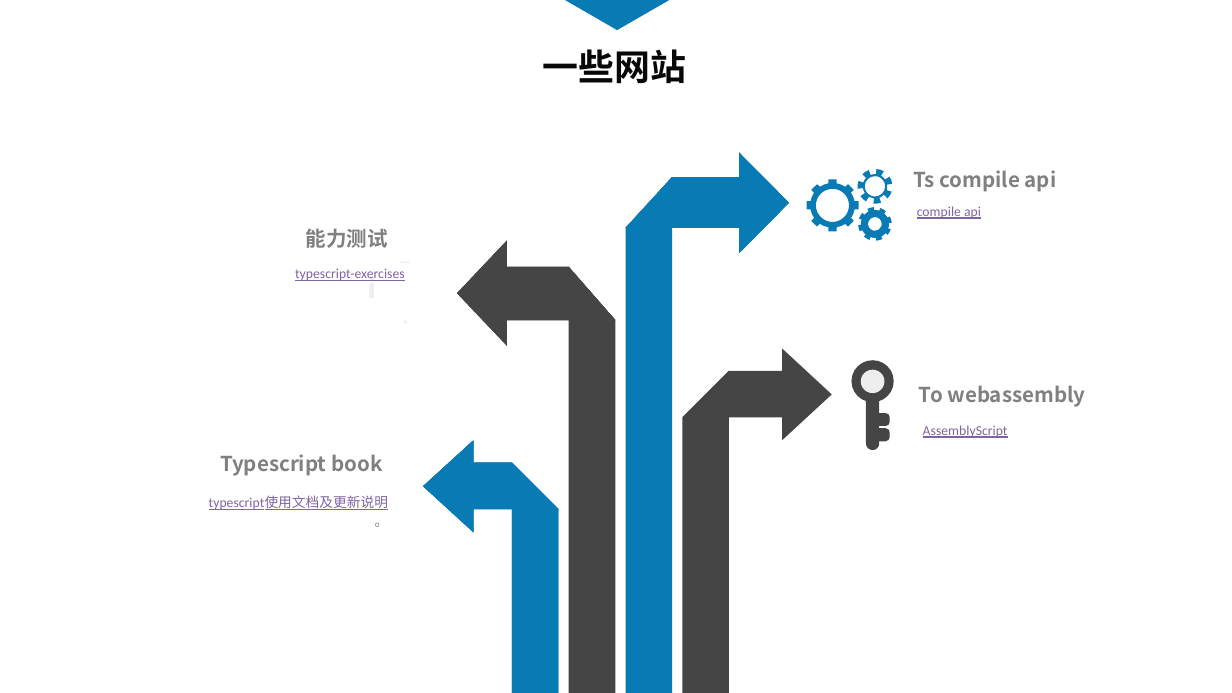
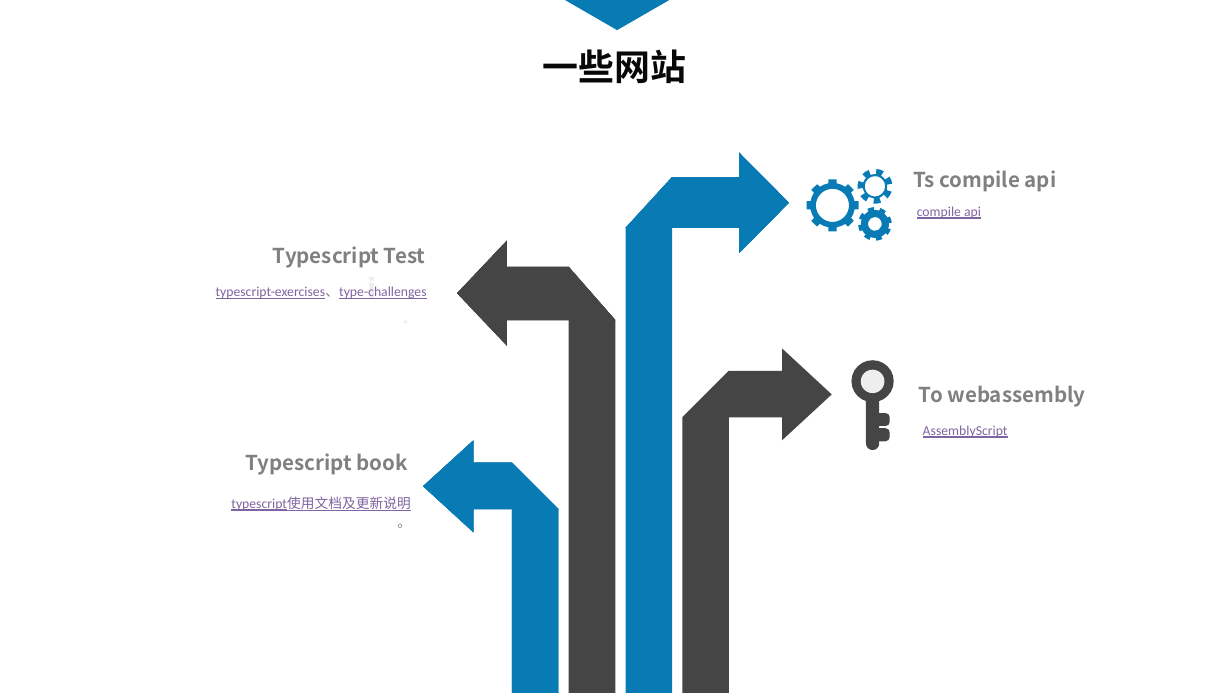
Before and after one commit to touchpillow/ts-demo, a slide deck: slide 20 of ts-分享.pptx (slide 18 before the commit). Drawn at 1232x693 pixels with LibreOffice and Linux fonts; fonts in the diff are those of the drawing. Boxes give left, top, right and bottom in pixels: in the first picture for what was removed or moved away, otherwise in the second. Text is boxed around its words. In the diff, an @@ line names an element or a change of style, - is before the commit and + after.

```diff
--- a/ts-分享.pptx
+++ b/ts-分享.pptx
@@ text at (x1=273, y1=246, x2=425, y2=268): text changed @@
-能力测试
+Typescript Test
@@ text at (x1=216, y1=286, x2=427, y2=299): text changed @@
-typescript-exercises
+typescript-exercises、type-challenges
@@ text "Typescript book" moved from (x1=220, y1=454, x2=382, y2=476) to (x1=246, y1=453, x2=408, y2=475) @@
@@ text "typescript使用文档及更新说明" moved from (x1=209, y1=496, x2=389, y2=527) to (x1=231, y1=497, x2=411, y2=528) @@
```
Also in this commit, not shown: 2 slides added, 3 other files.
